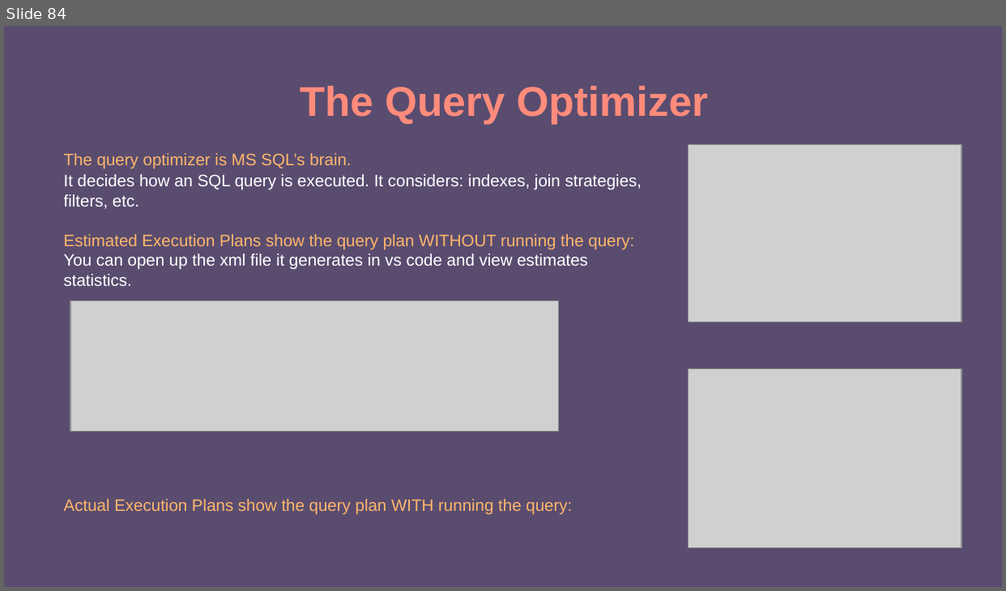
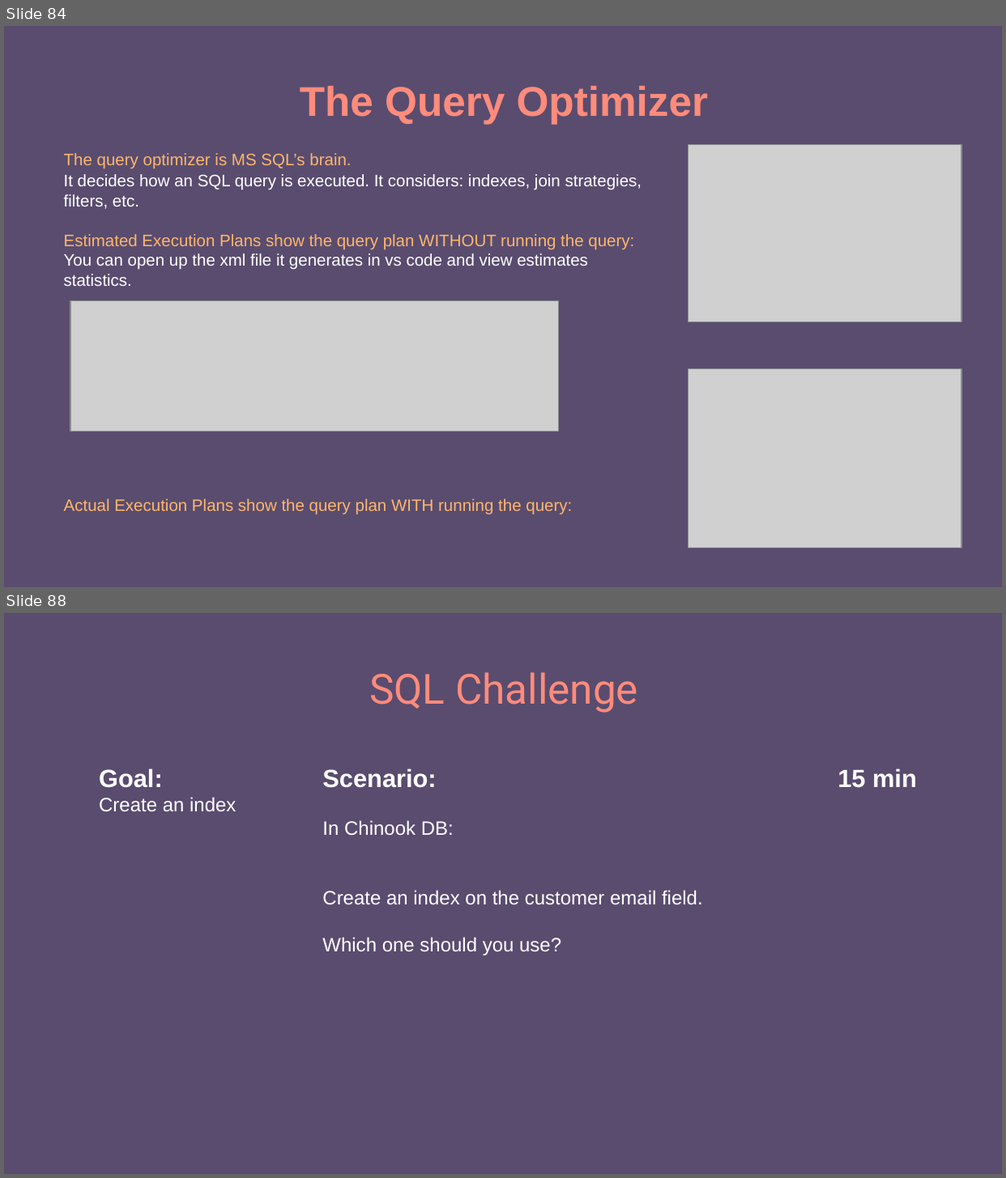
Before and after one commit to e-m-wilson/dotnet, a slide deck: Resources-Notes-Ppts/SQL/SQL_MSSQL.pptx. Shown one above the other, each under a label of ours: slide 84 before the commit, slides 84 and 88 after it; the slides between them are not shown. The pictures are 1006x591 and 1006x1178 pixels, drawn with LibreOffice and Linux fonts; fonts in the diff are those of the drawing; grey boxes stand for pictures. Boxes give left, top, right and bottom in pixels: in the first picture for what was removed or moved away, otherwise in the second. Text is boxed around its words. In the diff, an @@ line names an element or a change of style, - is before the commit and + after.

```diff
--- a/Resources-Notes-Ppts/SQL/SQL_MSSQL.pptx
+++ b/Resources-Notes-Ppts/SQL/SQL_MSSQL.pptx
@@ slide 88 added at (x1=4, y1=613, x2=1002, y2=1174), background #594C6F @@
@@ title added at (x1=369, y1=672, x2=638, y2=713), 30 pt, text #FF8B7B @@
+SQL Challenge
@@ text added at (x1=99, y1=769, x2=236, y2=811), 14 pt, text #FFFFFF @@
+Goal:
+Create an index
@@ text added at (x1=322, y1=769, x2=703, y2=956), 14 pt, text #FFFFFF @@
+Scenario: 15 min
+In Chinook DB:
+Create an index on the customer email field.
+Which one should you use?
```
Also in this commit, not shown: 4 slides changed, 7 other slides added, 10 slides removed.
